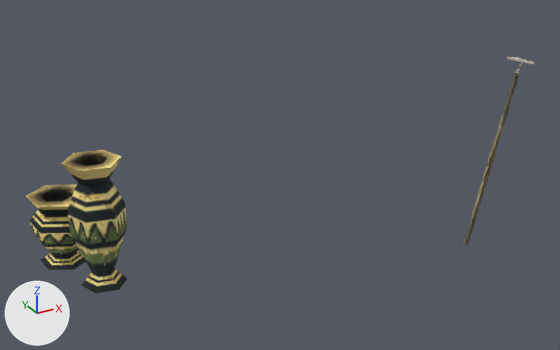
Two versions of the COLLADA model client/art/meshes/props/kart_farmstead_a_1.dae, one commit apart.
The view is the same before and after, from a camera (50 mm lens) standing at (-0.2324, -0.2223, 0.1542) and looking at (-0.0974, 0.0233, 0.0314). The axes (+X, +Y, +Z) are drawn at lower left. The lights are the same throughout. Where no turn or scale is listed for an object, it has been applied to the vertices.

Script lines for the objects in view, before the commit:
```python
me_object11mesh = bpy.data.meshes.new('Object11Mesh')
me_object11mesh.from_pydata(...)  # 126 vertices, 232 faces; spans x -0.183..0.0, y 0.067..0.147, z 0.267..0.345
me_object11mesh.materials.append(mat_02___default)  # picture img_kart_struct_dds
ob_object11_pivot = bpy.data.objects.new('Object11-Pivot', me_object11mesh)
ob_object11_pivot.location = (-0.005, -0.0809, -0.2685)
```
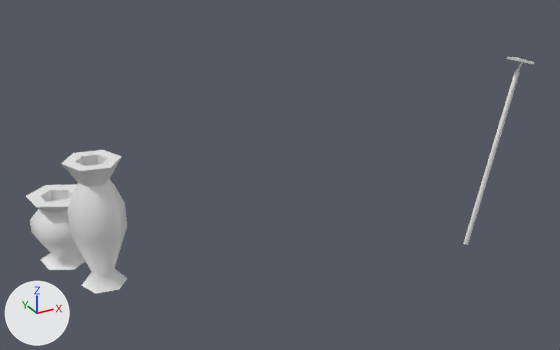
Location of each change, [x1, y1, x2, y2] in pixels of the pictures (560 x 350 px):
'Object11-Pivot', recoloured
    both: [26, 57, 534, 293]

What changed in the scene script:
```text
Change me_object11mesh:
    where me_object11mesh.from_pydata(...)  # 126 vertices, 232 faces; spans x -0.183..0.0, y 0.067..0.147, z 0.267..0.345
    remove me_object11mesh.materials.append(mat_02___default)  # picture img_kart_struct_dds
```
